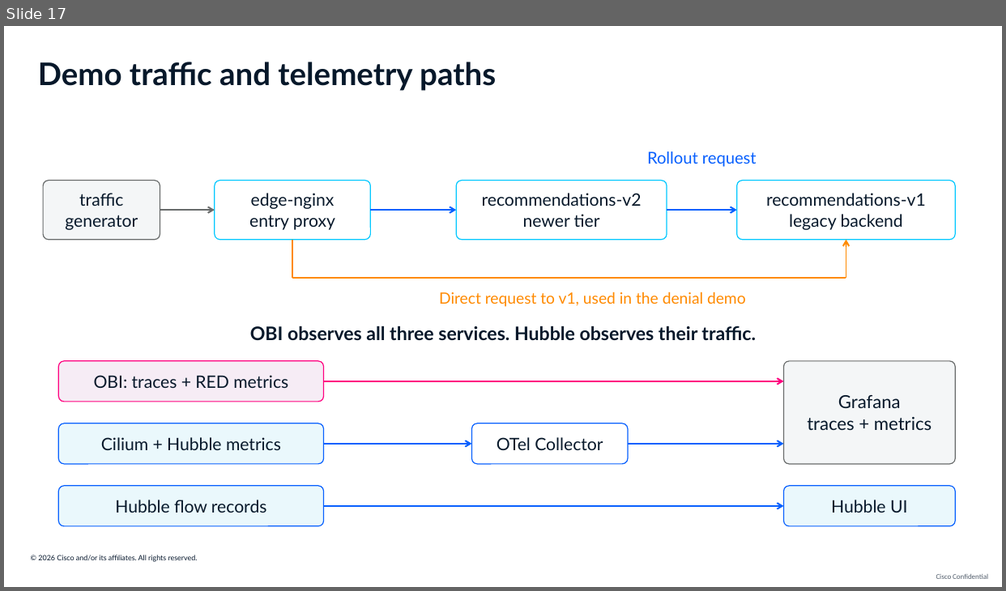
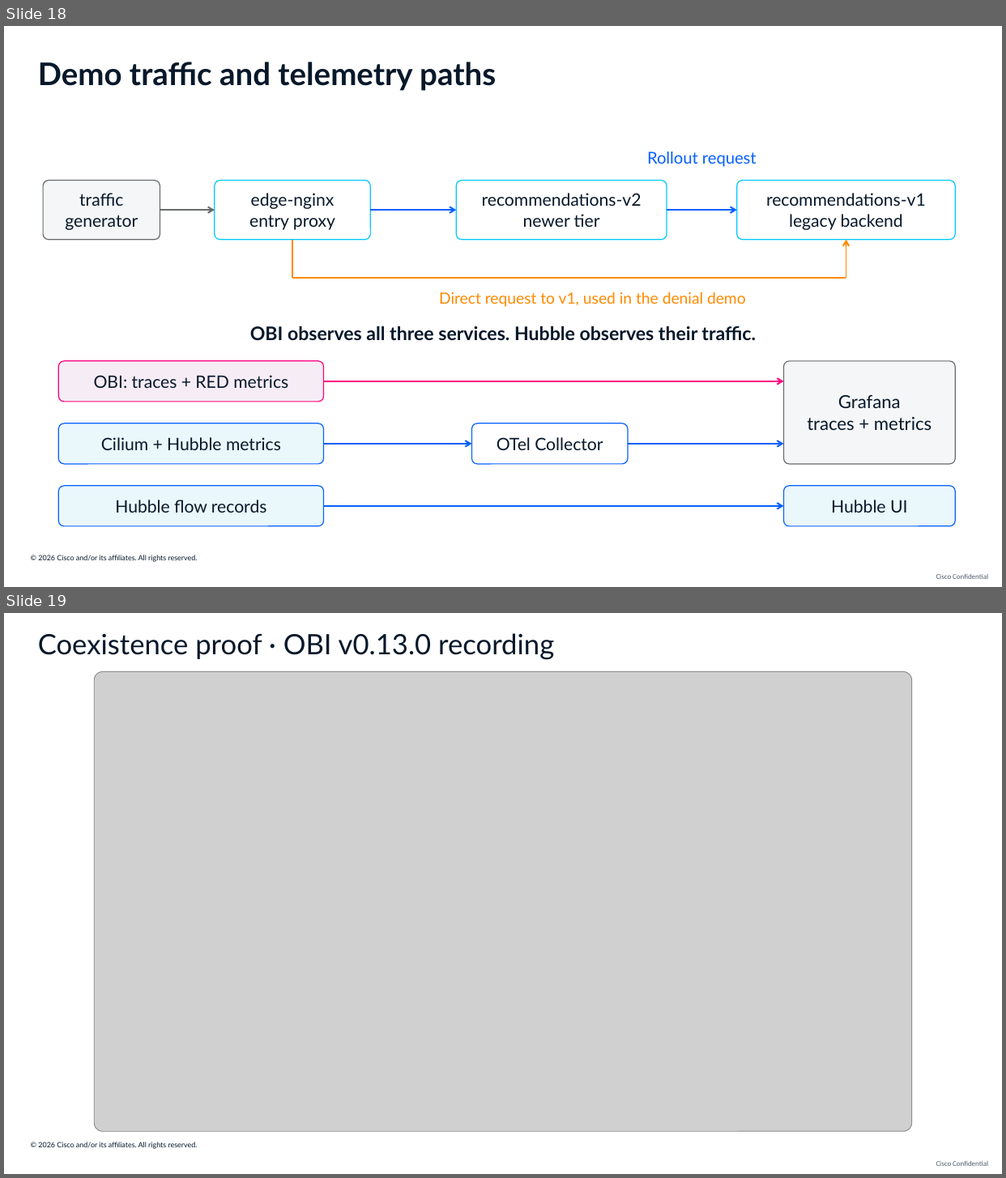
Before and after one commit to ajimenez1503/cilium-obi-demo, a slide deck: slides/cilium-obi-session-deck-latest.pptx. Shown one above the other, each under a label of ours: slide 17 before the commit, slides 18 and 19 after it. The pictures are 1006x591 and 1006x1178 pixels, drawn with LibreOffice and Linux fonts; fonts in the diff are those of the drawing; grey boxes stand for pictures; background and template pictures are left out. Boxes give left, top, right and bottom in pixels: in the first picture for what was removed or moved away, otherwise in the second. Text is boxed around its words. In the diff, an @@ line names an element or a change of style, - is before the commit and + after.

```diff
--- a/slides/cilium-obi-session-deck-latest.pptx
+++ b/slides/cilium-obi-session-deck-latest.pptx
@@ slide 19 added at [4,613,1002,1174], background #FFFFFF; not listed: 2 template elements that a slide beside it also shows @@
@@ text added at [38,633,554,660], 27 pt, text #07182A @@
+Coexistence proof · OBI v0.13.0 recording
@@ picture added at [94,671,911,1131] @@
@@ what was slide 17 is now slide 18 @@
```
Also in this commit, not shown: 9 slides changed, 2 other slides added, 2 slides removed, 30 other files.
